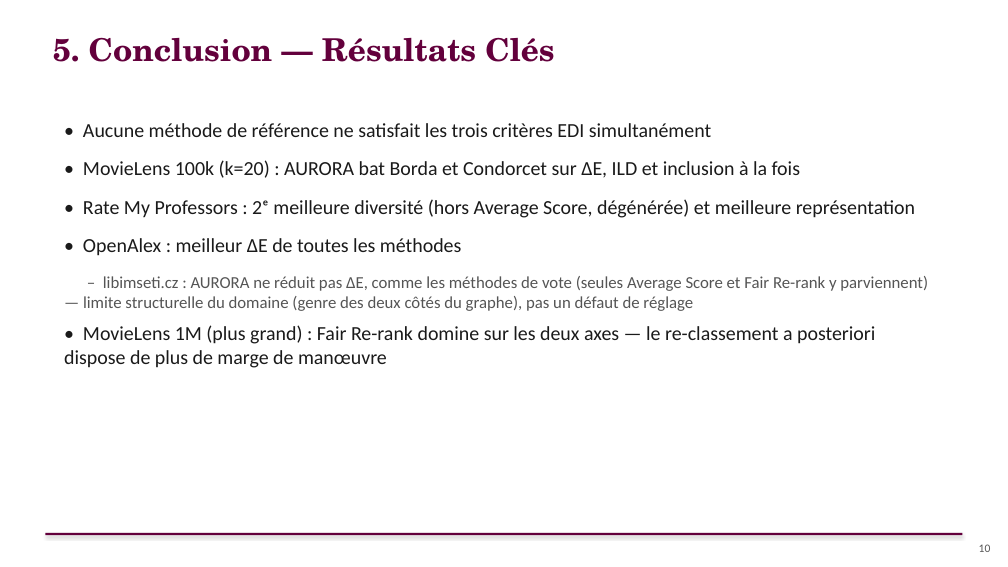
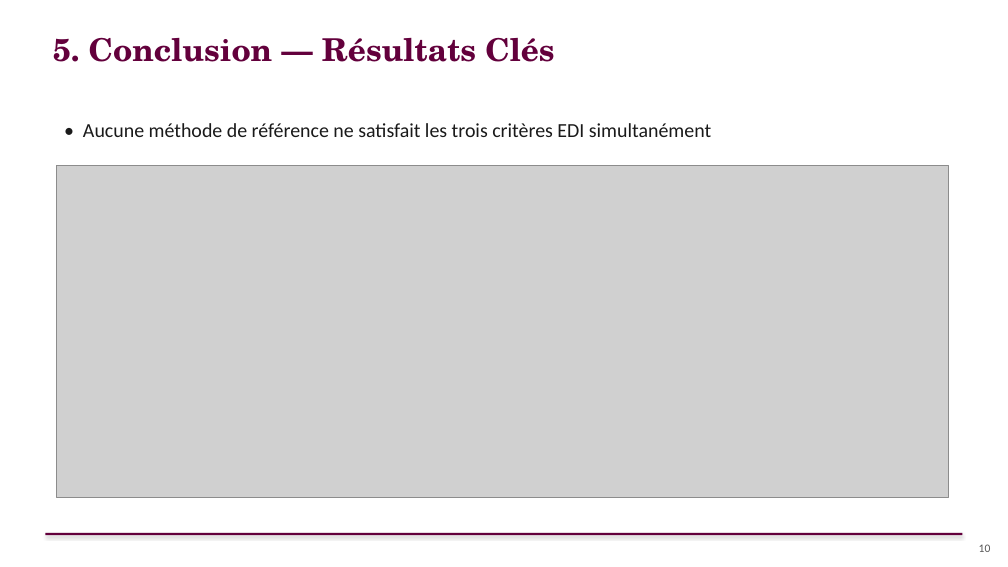
Before and after one commit to sitaacisse-boop/EDI, a slide deck: slide 10 of presentation/AURORA_Soutenance_FR.pptx. Drawn at 1008x567 pixels with LibreOffice and Linux fonts; fonts in the diff are those of the drawing; grey boxes stand for pictures. Boxes give left, top, right and bottom in pixels: in the first picture for what was removed or moved away, otherwise in the second. Text is boxed around its words. In the diff, an @@ line names an element or a change of style, - is before the commit and + after.

Commit message:
Ajoute le tableau de synthèse à la slide Conclusion — Résultats Clés
Remplace les 5 puces détaillées (redondantes avec le tableau) par 1 seule
puce d'ouverture + la capture fraîche du tableau "En un coup d'œil — qui
gagne quoi par corpus" du site — plus rapide à lire pour le jury qu'une
liste de puces, et pas montré ailleurs pendant la démo live.

```diff
--- a/presentation/AURORA_Soutenance_FR.pptx
+++ b/presentation/AURORA_Soutenance_FR.pptx
@@ picture added at <box>57,166,949,498</box> @@
@@ text at <box>64,160,928,368</box>: paragraphs removed @@
-• MovieLens 100k (k=20) : AURORA bat Borda et Condorcet sur ΔE, ILD et inclusion à la fois
-• Rate My Professors : 2ᵉ meilleure diversité (hors Average Score, dégénérée) et meilleure représentation
-• OpenAlex : meilleur ΔE de toutes les méthodes
-‒ libimseti.cz : AURORA ne réduit pas ΔE, comme les méthodes de vote (seules Average Score et Fair Re-rank y parviennent) — limite structurelle du domaine (genre des deux côtés du graphe), pas un défaut de réglage
-• MovieLens 1M (plus grand) : Fair Re-rank domine sur les deux axes — le re-classement a posteriori dispose de plus de marge de manœuvre
```
